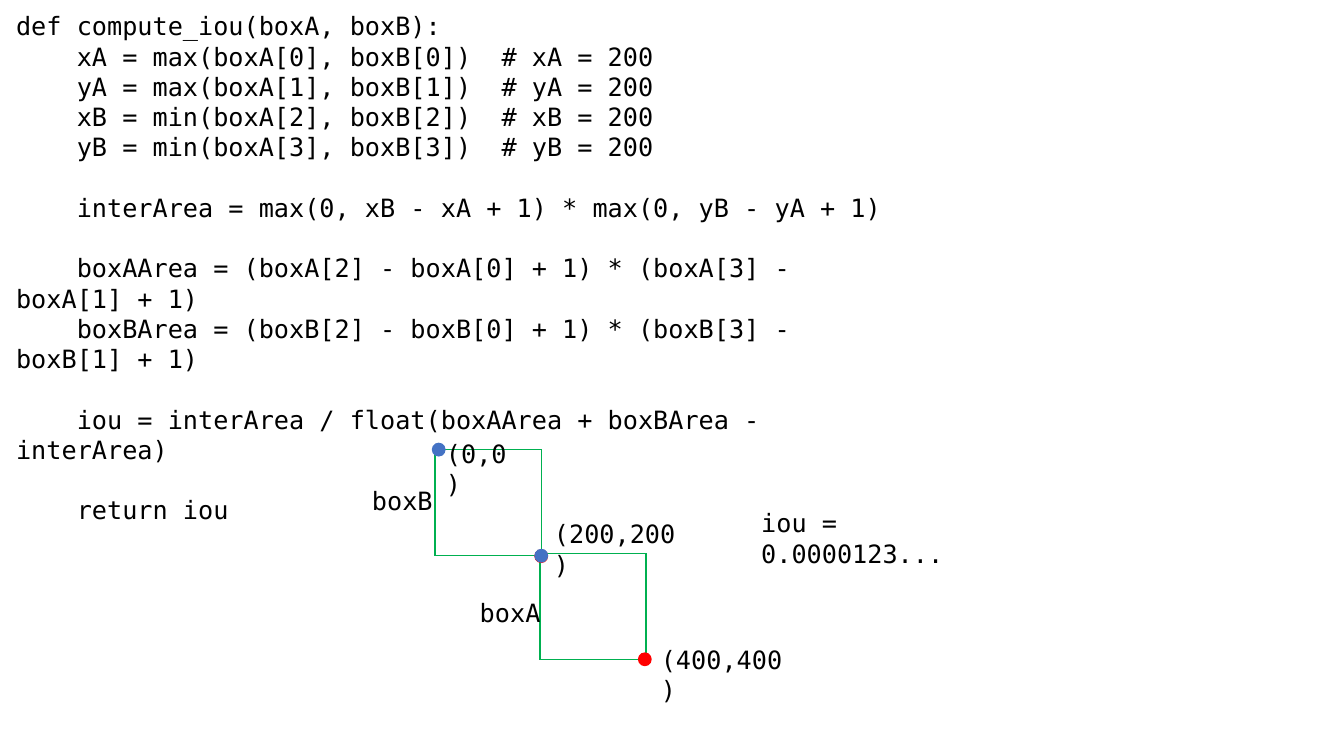
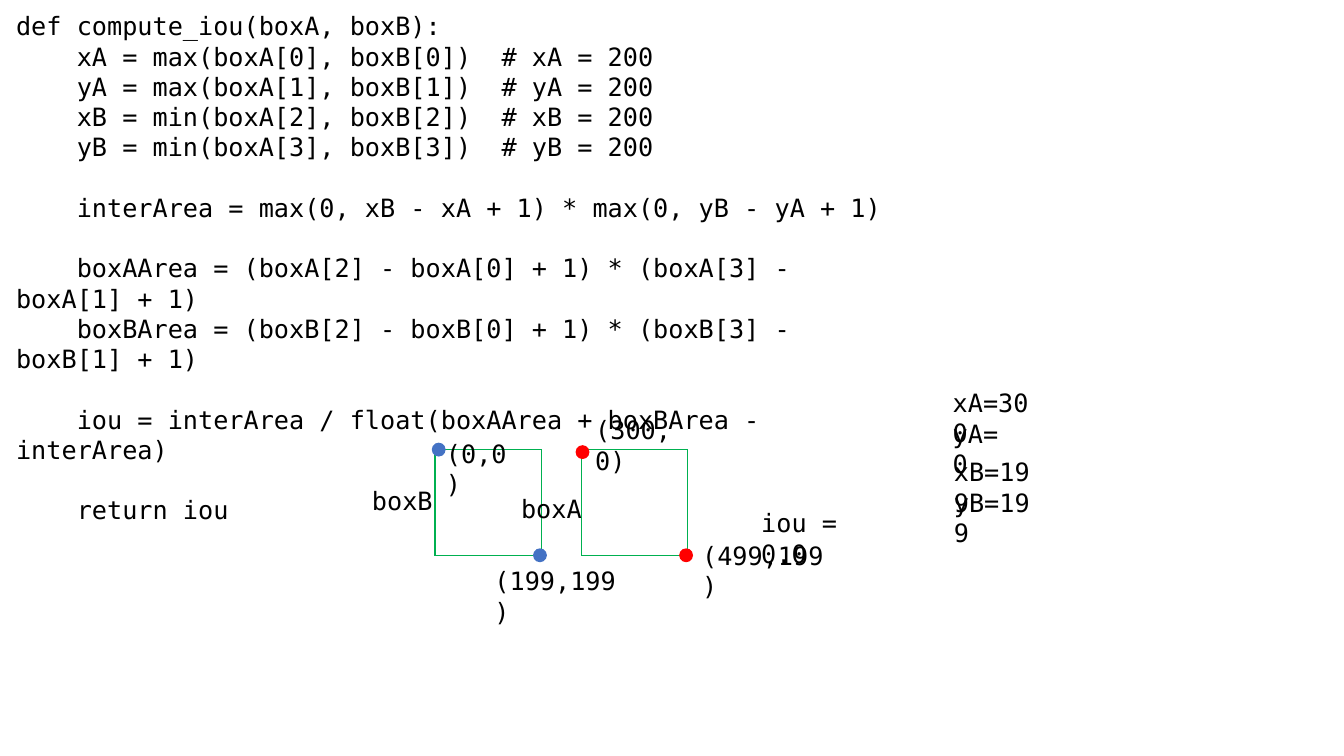
Before and after one commit to imguru-mooc/AI_VISION, a slide deck: slide 3 of 1_day/1일차_판서.pptx. Drawn at 1344x756 pixels with LibreOffice and Linux fonts; fonts in the diff are those of the drawing. Boxes give left, top, right and bottom in pixels: in the first picture for what was removed or moved away, otherwise in the second. Text is boxed around its words. In the diff, an @@ line names an element or a change of style, - is before the commit and + after.

```diff
--- a/1_day/1일차_판서.pptx
+++ b/1_day/1일차_판서.pptx
@@ text at (595, 419, 671, 474): text changed @@
-(200,200)
+(300, 0)
@@ text added at (953, 393, 1029, 413), 18 pt, text #000000 @@
+xA=300
@@ 2 ellipses, 1 text, 1 rectangle: place and size @@
-2 ellipses, 1 text, 1 rectangle at (480, 551, 651, 665)
+2 ellipses, 1 text, 1 rectangle at (521, 446, 692, 562)
@@ text added at (953, 423, 999, 479), 18 pt, text #000000 @@
+yA=0
@@ text added at (954, 461, 1030, 482), 18 pt, text #000000 @@
+xB=199
@@ text added at (954, 493, 1030, 518), 18 pt, text #000000 @@
+yB=199
@@ text at (761, 513, 807, 569): text changed @@
-iou = 0.0000123...
+iou = 0.0
@@ text at (702, 544, 823, 569): text changed @@
-(400,400)
+(499,199)
@@ text added at (494, 571, 615, 594), 18 pt, text #000000 @@
+(199,199)
```
Also in this commit, not shown: 3 other slides changed, 1 slide added.
